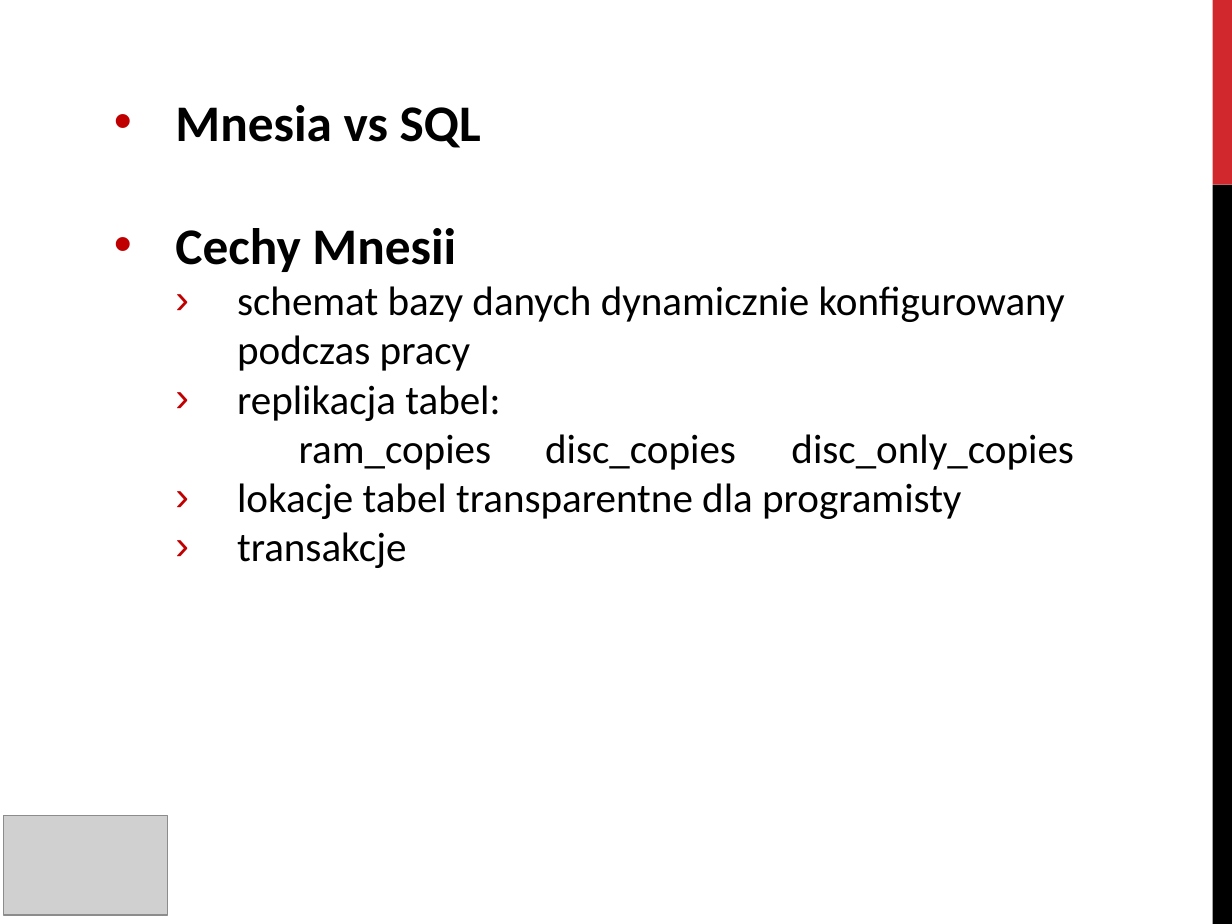
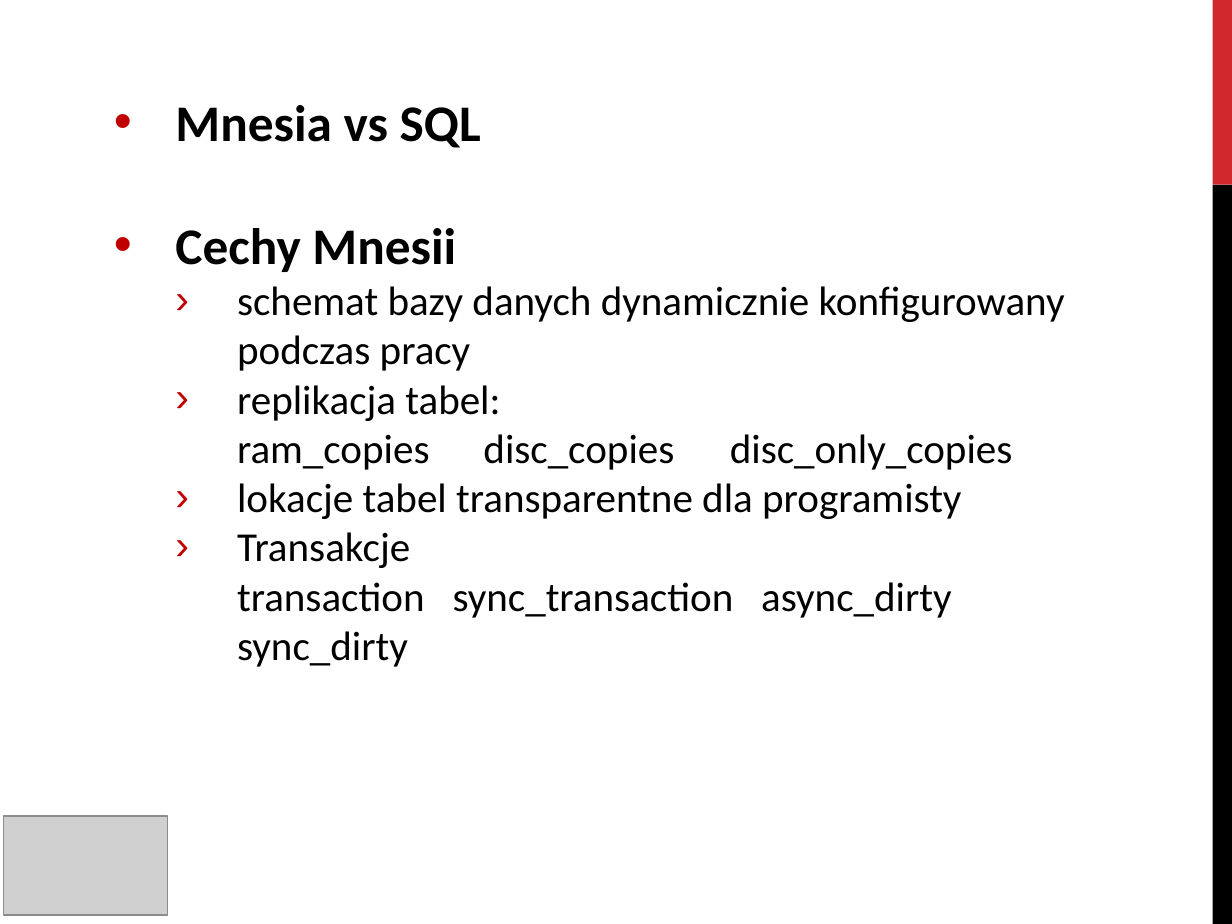
Before and after one commit to mawilk/Mnesia-ErlangProject, a slide deck: slide 3 of prezentacja.pptx. Drawn at 1232x924 pixels with LibreOffice and Linux fonts; fonts in the diff are those of the drawing; grey boxes stand for pictures. Boxes give left, top, right and bottom in pixels: in the first picture for what was removed or moved away, otherwise in the second. Text is boxed around its words. In the diff, an @@ line names an element or a change of style, - is before the commit and + after.

Commit message:
fix

```diff
--- a/prezentacja.pptx
+++ b/prezentacja.pptx
@@ text at (x1=237, y1=434, x2=1013, y2=470): indent changed @@
@@ text at (x1=237, y1=532, x2=951, y2=667): text changed @@
-  › transakcje
+  › Transakcje
+  transaction sync_transaction async_dirty
+  sync_dirty
```
Also in this commit, not shown: 2 other slides changed, 1 slide added, 1 slide removed.
